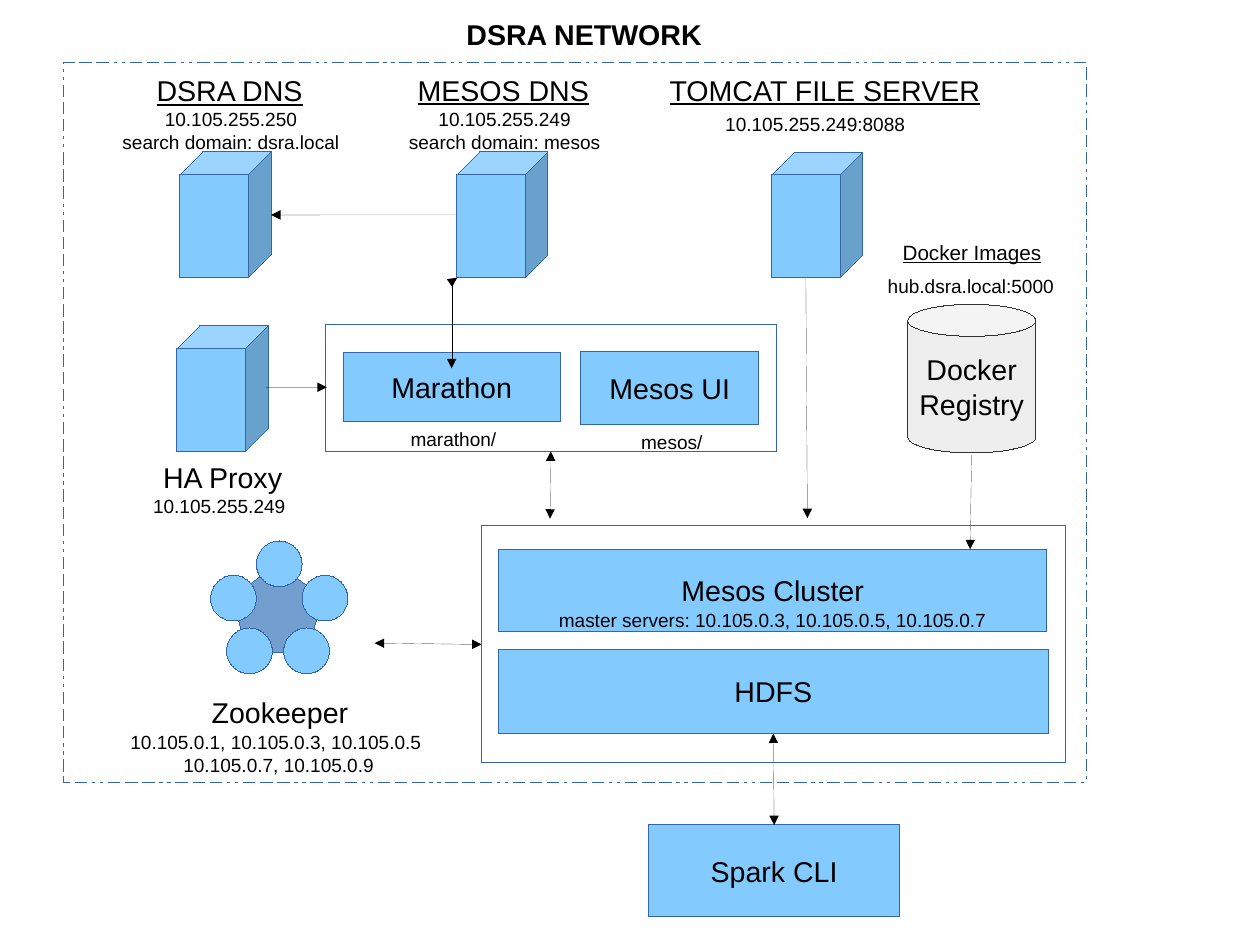
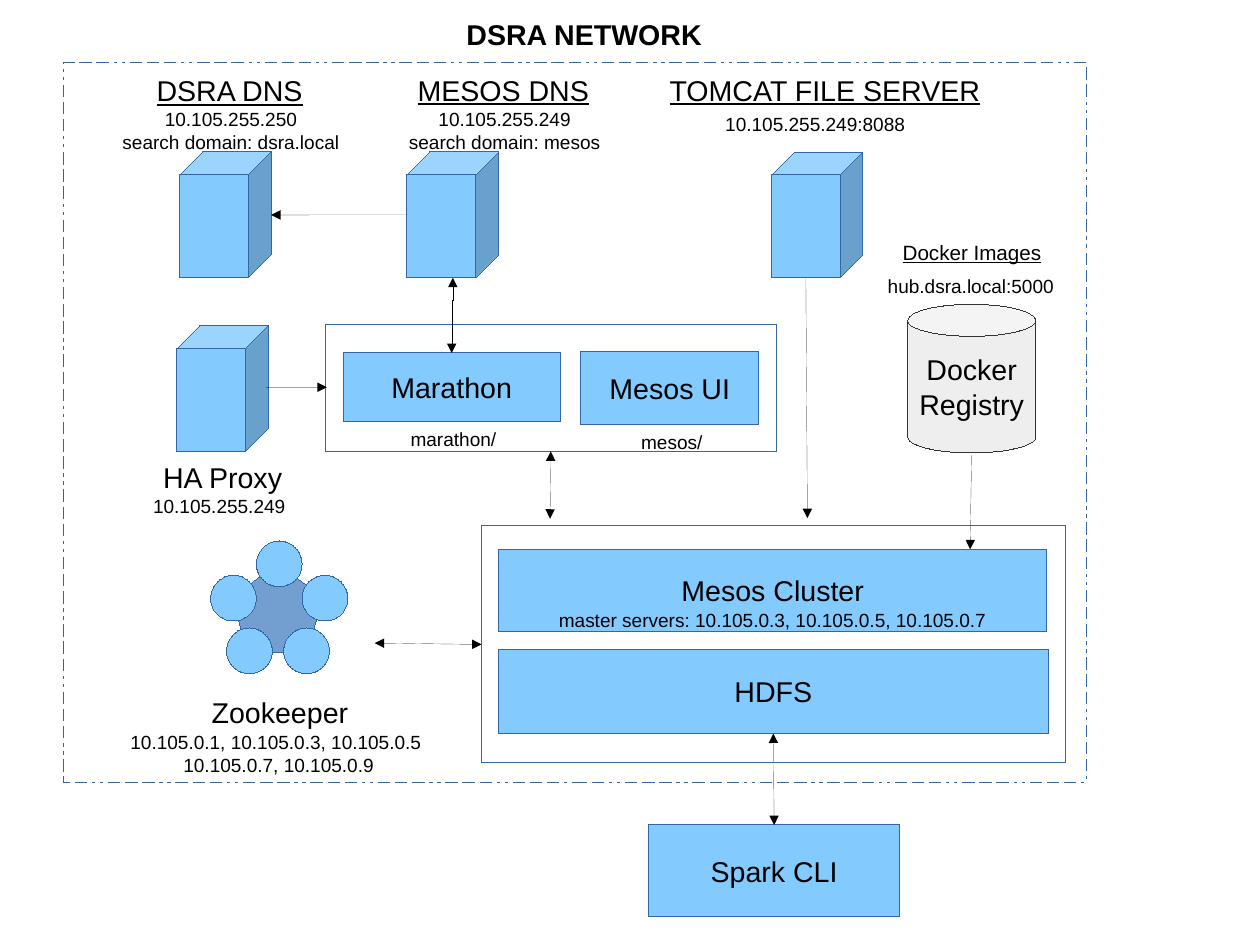
Before and after one commit to aglahe/dsra-dcos, a slide deck: slide 1 of docs/architecture.odp. Drawn at 1260x945 pixels with LibreOffice and Linux fonts; fonts in the diff are those of the drawing. Boxes give left, top, right and bottom in pixels: in the first picture for what was removed or moved away, otherwise in the second. Text is boxed around its words. In the diff, an @@ line names an element or a change of style, - is before the commit and + after.

```diff
--- a/docs/architecture.odp
+++ b/docs/architecture.odp
@@ cube: place and size @@
-cube at [456, 152, 548, 278]
+cube at [407, 152, 499, 278]
@@ arrow moved from (456, 215) - (271, 215) to (407, 215) - (271, 215) @@
@@ elbow double arrow moved from (457, 278) - (452, 368) to (453, 278) - (452, 353) @@
```
Also in this commit, not shown: 1 other file.
